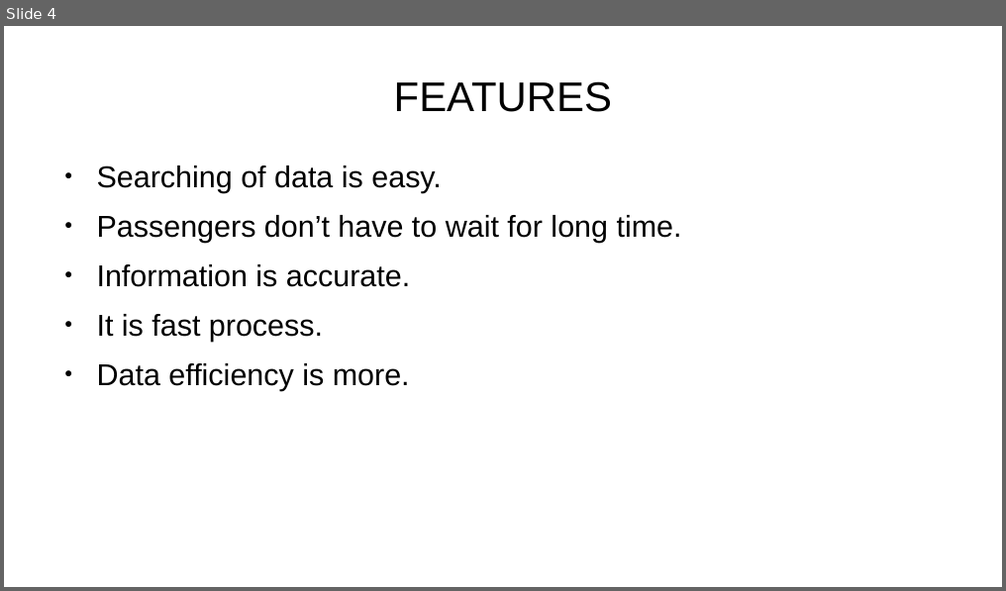
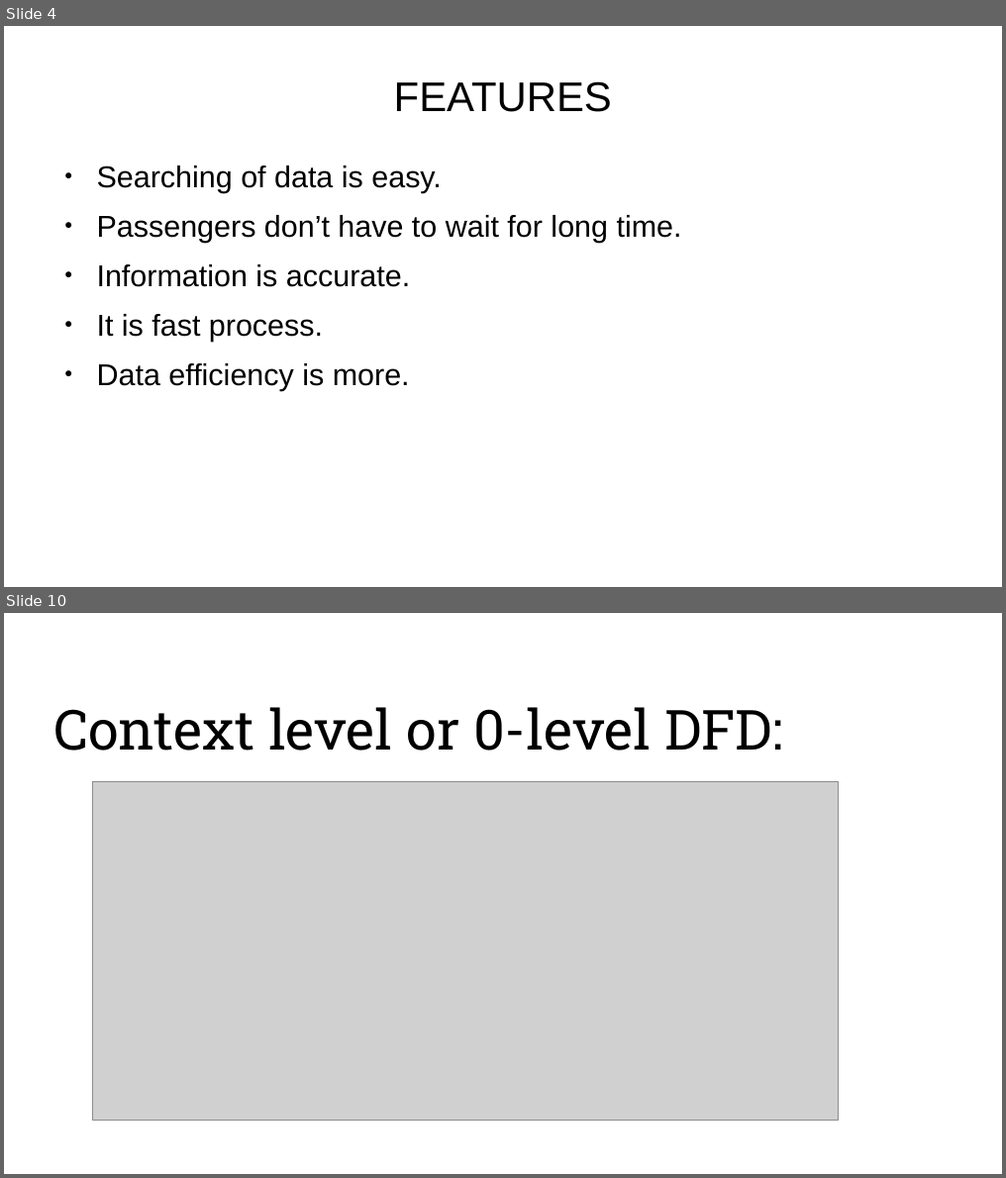
Before and after one commit to nahidulislamshakin/Railway-Reservation-System, a slide deck: Railway Reservatin System.pptx. Shown one above the other, each under a label of ours: slide 4 before the commit, slides 4 and 10 after it; the slides between them are not shown. The pictures are 1006x591 and 1006x1178 pixels, drawn with LibreOffice and Linux fonts; fonts in the diff are those of the drawing; grey boxes stand for pictures; background and template pictures are left out. Boxes give left, top, right and bottom in pixels: in the first picture for what was removed or moved away, otherwise in the second. Text is boxed around its words. In the diff, an @@ line names an element or a change of style, - is before the commit and + after.

```diff
--- a/Railway Reservatin System.pptx
+++ b/Railway Reservatin System.pptx
@@ slide 10 added at box(4, 613, 1002, 1174), background picture (left out) @@
@@ title added at box(54, 707, 783, 751), 44 pt, text #000000 @@
+Context level or 0-level DFD:
@@ picture added at box(93, 781, 838, 1121) @@
```
Also in this commit, not shown: 3 slides changed, 8 other slides added, 5 slides removed, 1 other file.
